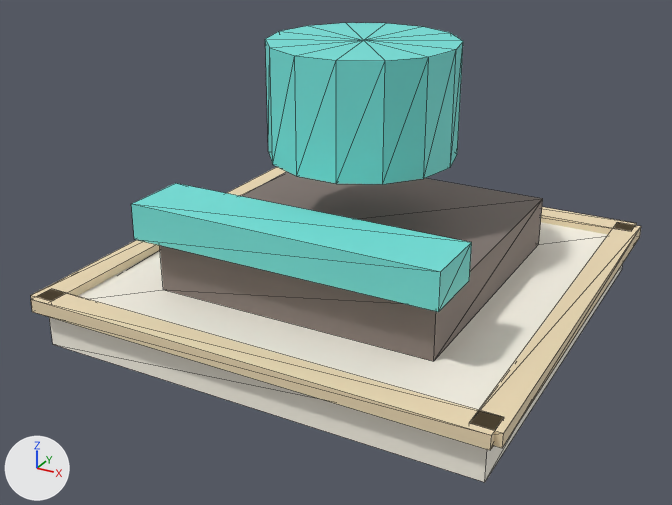
The glTF model public/models/city.metro_entrance.glb, before and after one commit.
Before and after are seen from a 50 mm camera at (1.82, -3.54, 2.01) aimed at (-0.04, -0.17, 0.33). The lights are fixed; the arrows at lower left show +X, +Y and +Z. The first picture is the older version. Mesh edges are drawn as thin lines.

The scene before the commit, as lines of its bpy script (objects in view):
```python
mat_accentcool = principled_material('accentCool')
mat_accentcool.base_color = (0.18, 0.769, 0.714)  # cyan #76e3dc
mat_accentcool.roughness = 0.65
mat_ringedge = principled_material('ringEdge')
mat_ringedge.base_color = (0.878, 0.722, 0.471)  # beige #f1ddb7
mat_ringedge.roughness = 0.65
mat_uitext = principled_material('uiText')
mat_uitext.base_color = (0.227, 0.184, 0.165)  # grey #837771
mat_uitext.roughness = 0.65
me_city_metro_entrance = bpy.data.meshes.new('city.metro_entrance')
me_city_metro_entrance.from_pydata(...)  # a box spanning x -1.0..1.0, y -1.0..1.0, z 0.0..0.2, material slot 0; a box spanning x -1.03..1.03, y -1.06..-0.94, z 0.18..0.24, material slot 1; a box spanning x -1.03..1.03, y 0.94..1.06, z 0.18..0.24, material slot 1; a box spanning x -1.06..-0.94, y -1.03..1.03, z 0.18..0.24, material slot 1; a box spanning x 0.94..1.06, y -1.03..1.03, z 0.18..0.24, material slot 1; a box spanning x -0.65..0.65, y -0.65..0.65, z 0.2..0.44, material slot 2; a box spanning x -0.7..0.7, y -0.75..-0.45, z 0.47..0.63, material slot 3; a 14-sided cylinder along z spanning x -0.42..0.42, y -0.41..0.41, z 0.75..1.25, material slot 3
me_city_metro_entrance.materials.append(mat_ringbase)  # white #fffaec
me_city_metro_entrance.materials.append(mat_ringedge)  # beige #f1ddb7
me_city_metro_entrance.materials.append(mat_uitext)  # grey #837771
me_city_metro_entrance.materials.append(mat_accentcool)  # cyan #76e3dc
ob_city_metro_entrance = bpy.data.objects.new('city.metro_entrance', me_city_metro_entrance)
ob_city_metro_entrance.location = (0.0, 0.0, 0.0)
```
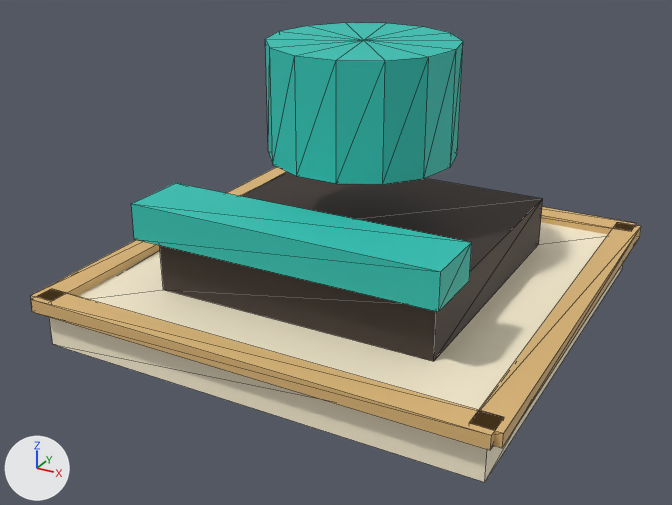
Pixel boxes (x1, y1, x2, y2) of what changed, in the pictures (672 x 505 px):
'city.metro_entrance', recoloured: (31, 23, 641, 482) in both

Diff of the bpy script that builds the scene:
```diff
--- a/public/models/city.metro_entrance.glb.py
+++ b/public/models/city.metro_entrance.glb.py
@@ mat_ringedge @@
 mat_ringedge = principled_material('ringEdge')
-mat_ringedge.base_color = (0.878, 0.722, 0.471)  # beige #f1ddb7
+mat_ringedge.base_color = (0.745, 0.479, 0.188)  # beige #e0b878
 mat_ringedge.roughness = 0.65
@@ mat_uitext @@
 mat_uitext = principled_material('uiText')
-mat_uitext.base_color = (0.227, 0.184, 0.165)  # grey #837771
+mat_uitext.base_color = (0.0423, 0.0284, 0.0232)  # brown #3a2f2a
 mat_uitext.roughness = 0.65
@@ mat_accentcool @@
 mat_accentcool = principled_material('accentCool')
-mat_accentcool.base_color = (0.18, 0.769, 0.714)  # cyan #76e3dc
+mat_accentcool.base_color = (0.0273, 0.552, 0.468)  # cyan #2ec4b6
 mat_accentcool.roughness = 0.65
```
